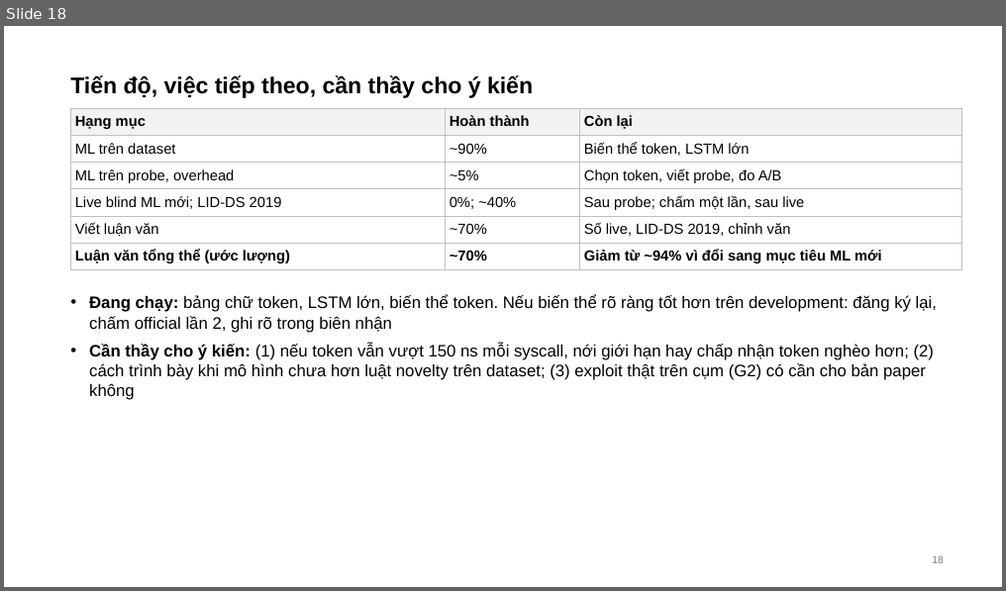
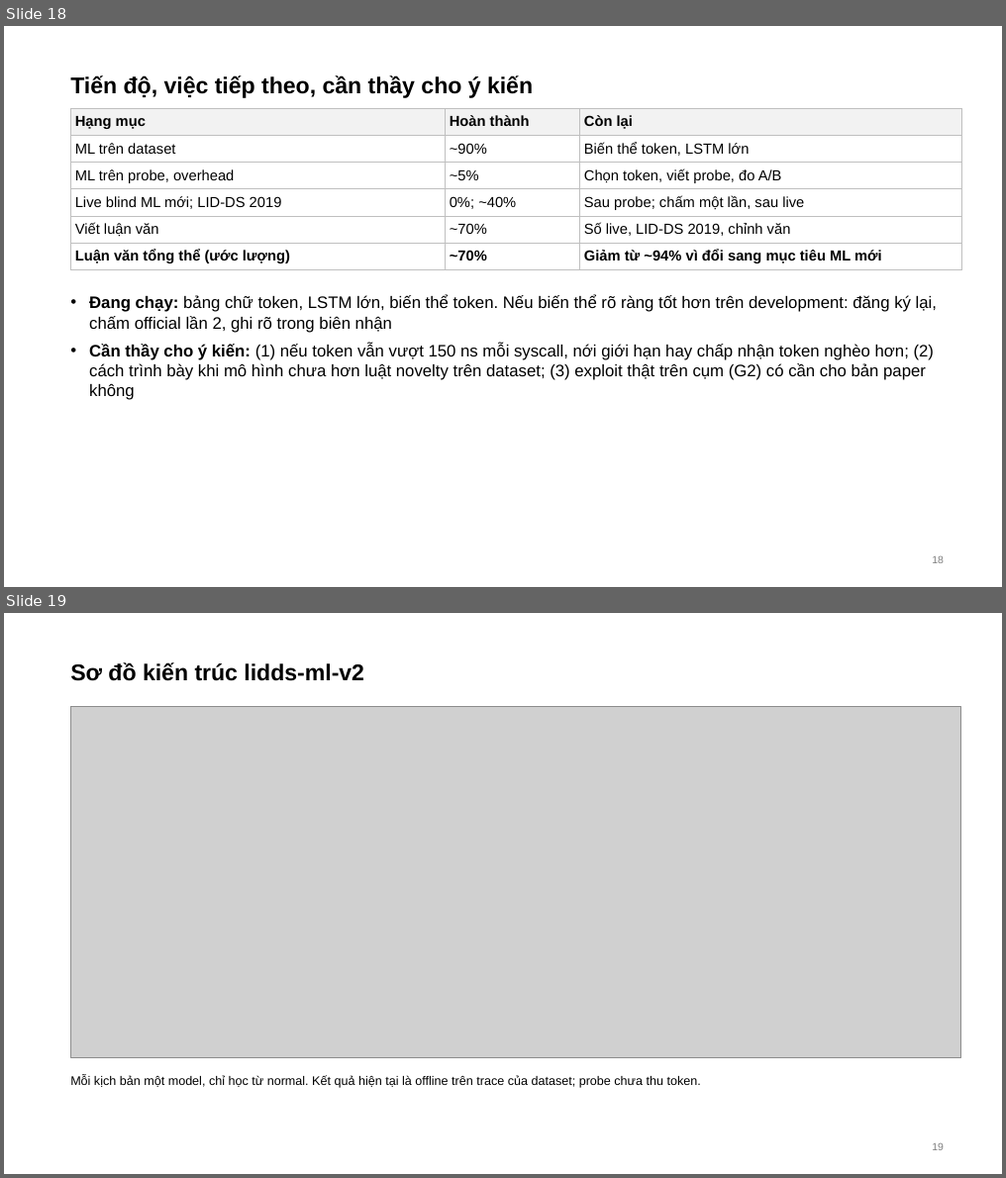
Before and after one commit to tndat-dev/eBPF-project, a slide deck: docs/Slide-runtime_security(06_11).pptx. Shown one above the other, each under a label of ours: slide 18 before the commit, slides 18 and 19 after it. The pictures are 1006x591 and 1006x1178 pixels, drawn with LibreOffice and Linux fonts; fonts in the diff are those of the drawing; grey boxes stand for pictures. Boxes give left, top, right and bottom in pixels: in the first picture for what was removed or moved away, otherwise in the second. Text is boxed around its words. In the diff, an @@ line names an element or a change of style, - is before the commit and + after.

Commit message:
Meeting 06/11 slides: architecture diagram back as slide 19 (owner)

```diff
--- a/docs/Slide-runtime_security(06_11).pptx
+++ b/docs/Slide-runtime_security(06_11).pptx
@@ slide 19 added at (4, 613, 1002, 1174), background #FFFFFF @@
@@ title added at (70, 663, 364, 681), 22 pt, text #000000, bold @@
+Sơ đồ kiến trúc lidds-ml-v2
@@ picture added at (70, 707, 961, 1059) @@
@@ text added at (70, 1075, 701, 1088), 12 pt, text #000000 @@
+Mỗi kịch bản một model, chỉ học từ normal. Kết quả hiện tại là offline trên trace của dataset; probe chưa thu token.
@@ page number added at (932, 1144, 944, 1151), 10 pt, text #7F7F7F @@
+19
```
Also in this commit, not shown: 2 other files.
